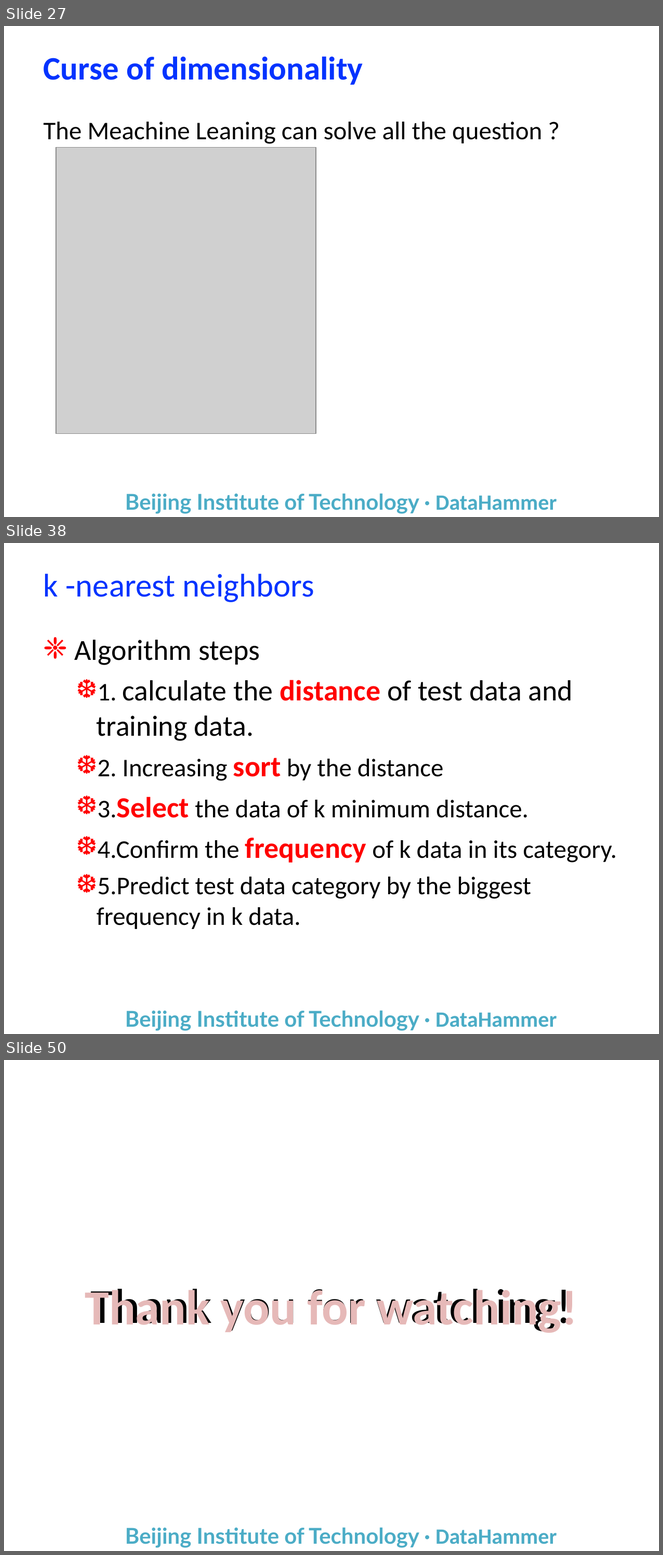
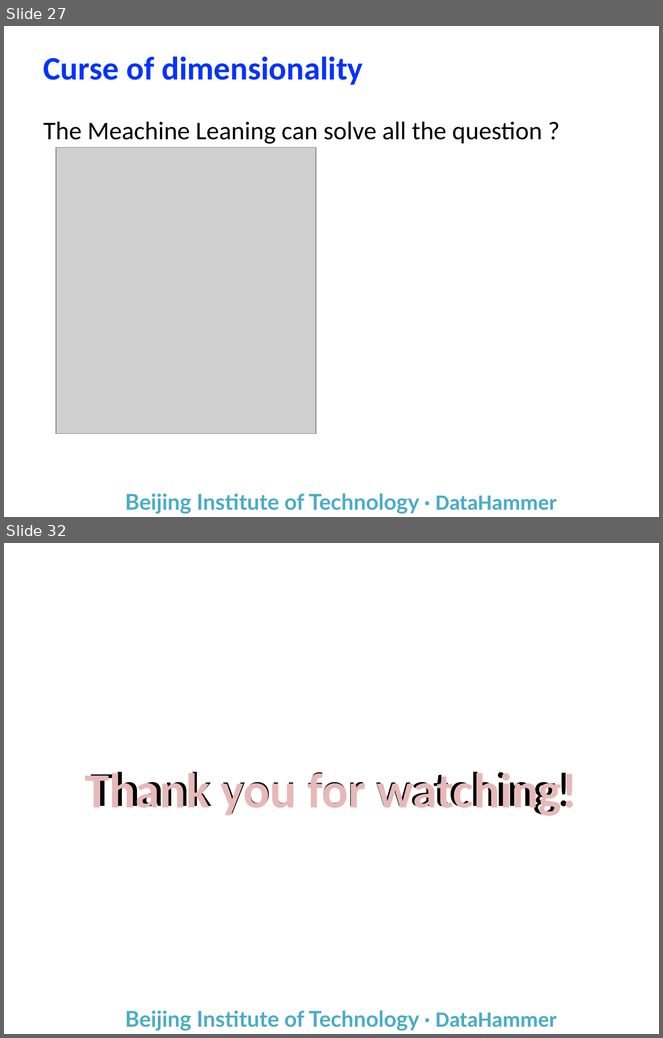
Before and after one commit to yuanba/Study, a slide deck: Report/机器学习自学基础/Machine Learning.pptx. Shown one above the other, each under a label of ours: slides 27, 38 and 50 before the commit, slides 27 and 32 after it; the slides between them are not shown. The pictures are 663x1555 and 663x1038 pixels, drawn with LibreOffice and Linux fonts; fonts in the diff are those of the drawing; grey boxes stand for pictures; background and template pictures are left out. Boxes give left, top, right and bottom in pixels: in the first picture for what was removed or moved away, otherwise in the second. Text is boxed around its words. In the diff, an @@ line names an element or a change of style, - is before the commit and + after.

```diff
--- a/Report/机器学习自学基础/Machine Learning.pptx
+++ b/Report/机器学习自学基础/Machine Learning.pptx
@@ slide 38 removed at bbox=[4, 543, 659, 1034], background #FFFFFF; not listed: 1 template element that a slide beside it also shows @@
@@ title removed at bbox=[44, 574, 314, 602] @@
-k -nearest neighbors
@@ text removed at bbox=[75, 640, 617, 929] @@
-❈ Algorithm steps
-  ❆ 1. calculate the distance of test data and training data.
-  ❆ 2. Increasing sort by the distance
-  ❆ 3.Select the data of k minimum distance.
-  ❆ 4.Confirm the frequency of k data in its category.
-  ❆ 5.Predict test data category by the biggest frequency in k data.
@@ what was slide 50 is now slide 32 @@
```
Also in this commit, not shown: 1 slide changed, 3 slides added, 20 other slides removed, 1 other file.
